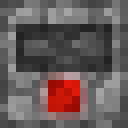
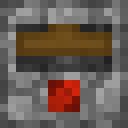
The second 128×128 image is a revision of the first. Changes to its layers:
added layer "Layer 7" above "Layer 3" over [left=16, top=24, right=112, bottom=56]
hid "Layer 5" over [left=48, top=80, right=80, bottom=112]
